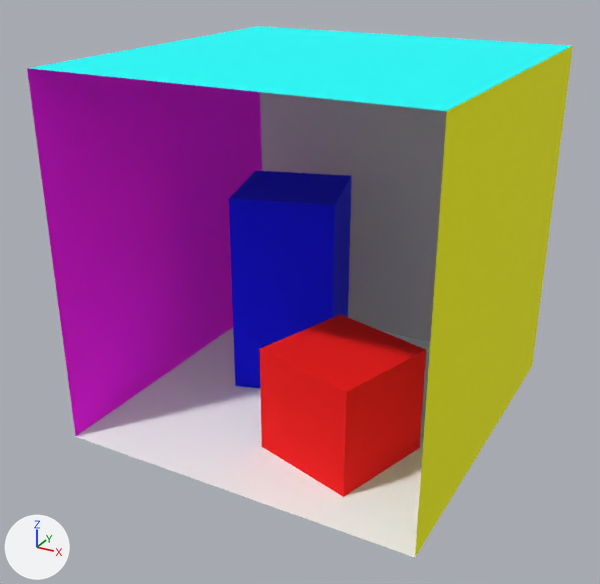
One commit to the OBJ model models/t_cornell/textured-cornell-box.obj: the scene before it, then after it.
Both versions are drawn from a 50 mm lens placed at (5.44, -10.59, 4.39), pointed at (-0.14, -0.43, -0.69). The lights are fixed; the arrows at lower left show +X, +Y and +Z. The first picture is the older version. Where no turn or scale is listed for an object, it has been applied to the vertices.

In view in the first picture: 'back_wall', 'ceiling', 'floor', 'left_wall', 'right_wall', 'short_box', 'tall_box'.
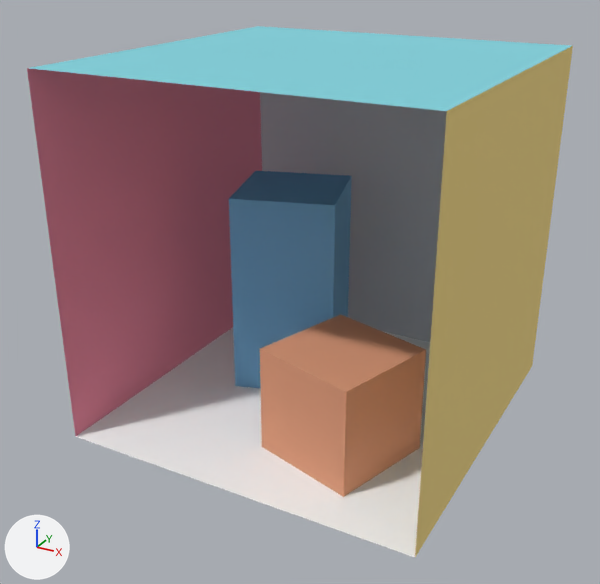
The change, as a diff of the scene's bpy script:
```diff
--- a/models/t_cornell/textured-cornell-box.obj.py
+++ b/models/t_cornell/textured-cornell-box.obj.py
@@ mat_tallbox @@
+mat_tallbox = principled_material('TallBox')
+mat_tallbox.base_color = (0.18, 0.42, 0.68)  # blue #76add7
+mat_tallbox.roughness = 1.0
@@ mat_shortbox @@
+mat_shortbox = principled_material('ShortBox')
+mat_shortbox.base_color = (0.76, 0.34, 0.2)  # beige #e29e7c
+mat_shortbox.roughness = 1.0
@@ mat_rightwall @@
+mat_rightwall = principled_material('RightWall')
+mat_rightwall.base_color = (0.88, 0.68, 0.24)  # yellow #f1d786
+mat_rightwall.roughness = 1.0
@@ mat_leftwall @@
+mat_leftwall = principled_material('LeftWall')
+mat_leftwall.base_color = (0.78, 0.24, 0.34)  # pink #e5869e
+mat_leftwall.roughness = 1.0
@@ mat_ceiling @@
+mat_ceiling = principled_material('Ceiling')
+mat_ceiling.base_color = (0.22, 0.64, 0.72)  # cyan #81d1dd
+mat_ceiling.roughness = 1.0
@@ me_ceiling @@
 me_ceiling.from_pydata(...)  # 4 vertices, 2 faces; spans x -2.78..2.78, y -2.8..2.79, z 2.75
-me_ceiling.materials.append(mat_cyan)  # cyan #00ffff
+me_ceiling.materials.append(mat_ceiling)  # cyan #81d1dd
@@ me_left_wall @@
 me_left_wall.from_pydata(...)  # 4 vertices, 2 faces; spans x -2.78..-2.72, y -2.81..2.79, z -2.74..2.75
-me_left_wall.materials.append(mat_magenta)  # pink #ff00ff
+me_left_wall.materials.append(mat_leftwall)  # pink #e5869e
@@ me_right_wall @@
 me_right_wall.from_pydata(...)  # 4 vertices, 2 faces; spans x 2.78, y -2.81..2.79, z -2.74..2.75
-me_right_wall.materials.append(mat_yellow)  # yellow #ffff00
+me_right_wall.materials.append(mat_rightwall)  # yellow #f1d786
@@ me_short_box @@
 me_short_box.from_pydata(...)  # 8 vertices, 10 faces; spans x -0.12..1.96, y -2.16..-0.09, z -2.74..-1.09
-me_short_box.materials.append(mat_red)  # red #ff0000
+me_short_box.materials.append(mat_shortbox)  # beige #e29e7c
@@ me_tall_box @@
 me_tall_box.from_pydata(...)  # 8 vertices, 10 faces; spans x -1.94..0.13, y -0.34..1.76, z -2.74..0.56
-me_tall_box.materials.append(mat_blue)  # blue #0000ff
+me_tall_box.materials.append(mat_tallbox)  # blue #76add7
```

Boxes (x1, y1, x2, y2) around the edits, measured in the pictures (600 x 584 px):
'left_wall', recoloured
    both: (27, 68, 262, 436)
'right_wall', recoloured
    both: (415, 46, 573, 557)
'ceiling', recoloured
    both: (29, 26, 571, 111)
'short_box', recoloured (red to beige)
    both: (260, 314, 426, 497)
'tall_box', recoloured (lighter)
    both: (229, 170, 352, 388)
